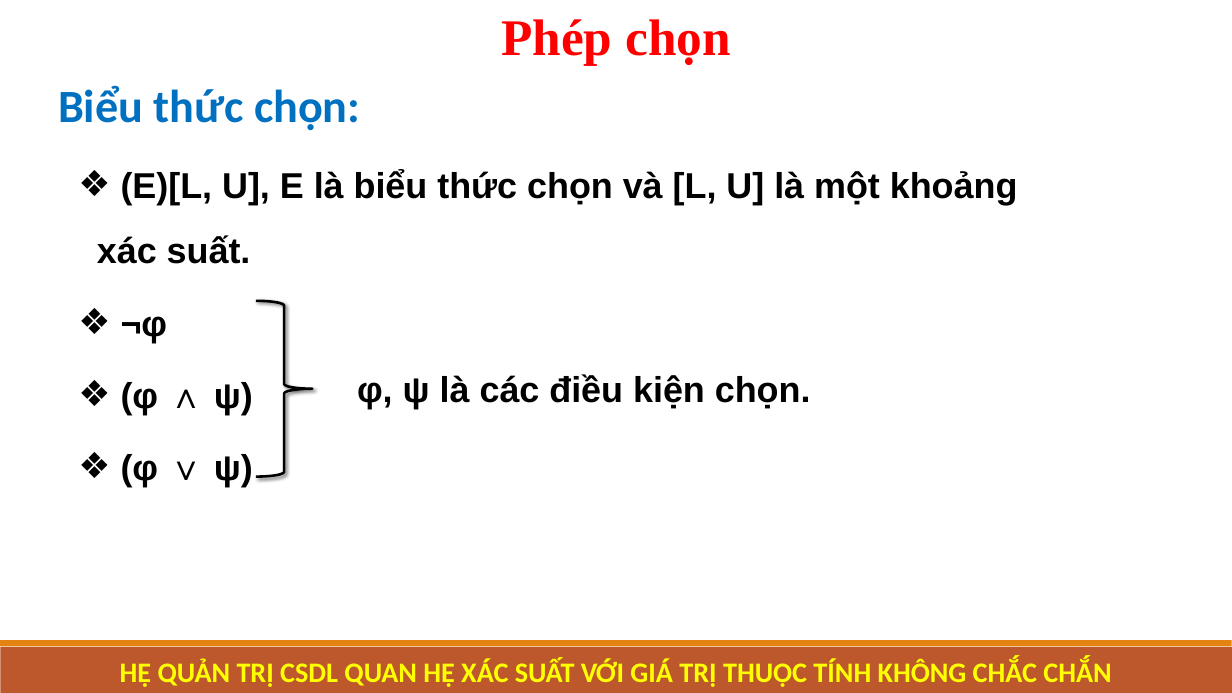
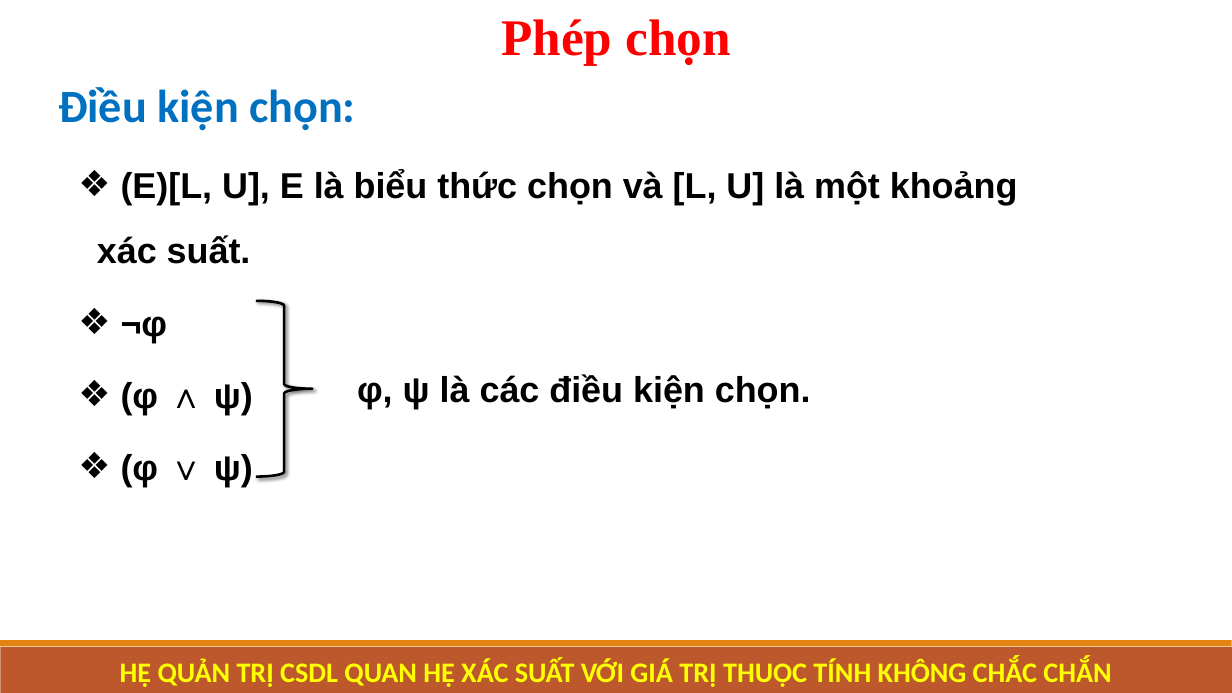
Before and after one commit to Nguyen-Dinh-Sang/PRDB_SQLine, a slide deck: slide 11 of Document/KLTN_Sang_Hai.pptx (slide 13 before the commit). Drawn at 1232x693 pixels with LibreOffice and Linux fonts; fonts in the diff are those of the drawing. Boxes give left, top, right and bottom in pixels: in the first picture for what was removed or moved away, otherwise in the second. Text is boxed around its words. In the diff, an @@ line names an element or a change of style, - is before the commit and + after.

```diff
--- a/Document/KLTN_Sang_Hai.pptx
+++ b/Document/KLTN_Sang_Hai.pptx
@@ text at (58, 87, 355, 131): text changed @@
-Biểu thức chọn:
+Điều kiện chọn:
```
Also in this commit, not shown: 10 other slides changed, 3 slides added, 2 slides removed, 2 other files.
